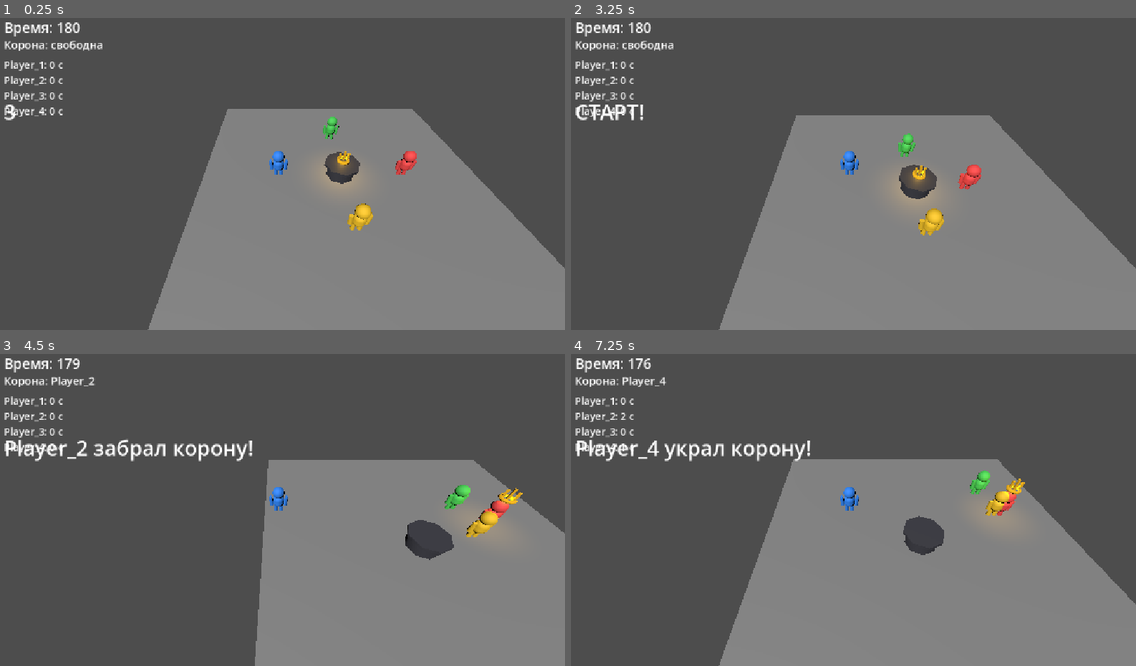
Above: before the commit, frames 1-4 (two rows, left to right).
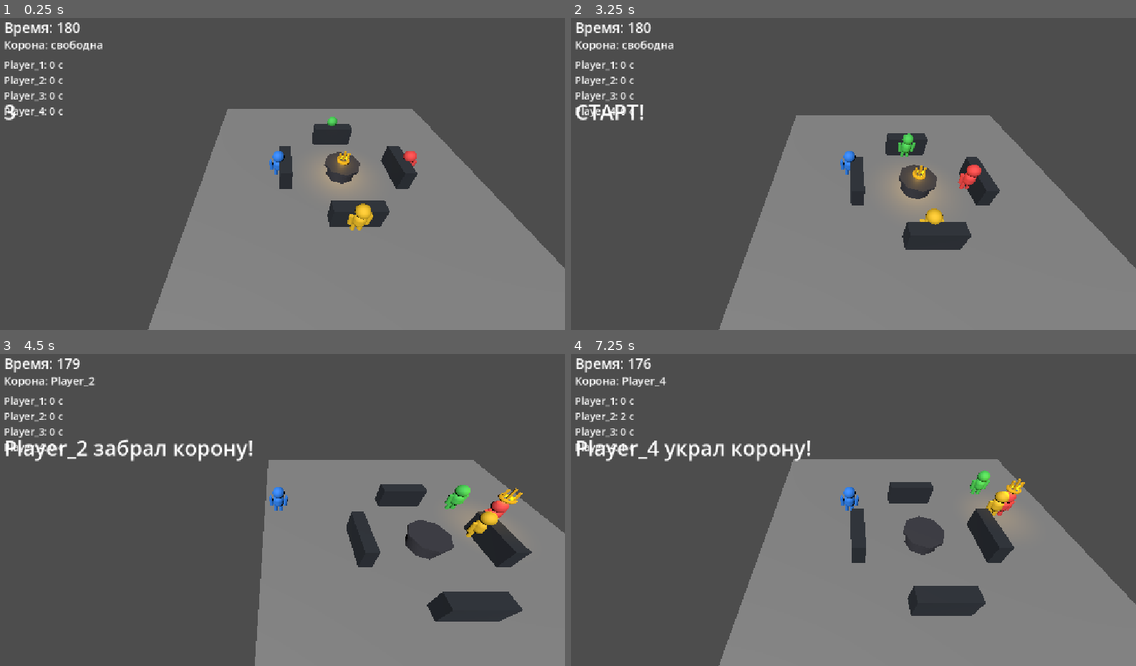
Above: after the commit, the same moments.

Repository: denisyltanovmagamed-netizen/PROJECT-01-CROWN
Game: Godot game, scene res://scenes/main/main.tscn
Two runs of this game, one before a commit and one after it. Both use one fixed random seed, a clock stepped at 60 frames per second and the inputs below.
Inputs (mouse positions are in pixels of both pictures, inside the frame that each line leads up to):
- Up to frame 1 (0.25 s): no input
- Up to frame 2 (3.25 s): tap Enter at 0.5, 2 s; move the mouse to (977, 152) at 0.52 s; hold Right (ui_right) 0.53-1.28 s; click (977, 152) at 0.67 s; tap Space at 1.25, 2.75 s; move the mouse to (734, 186) at 1.27 s; hold Down (ui_down) 1.28-2.03 s; move the mouse to (904, 99) at 2.02 s; hold Right (ui_right) 2.03-2.78 s; move the mouse to (819, 233) at 2.77 s; hold Up (ui_up) from 2.78 s (still down); click (819, 233) at 2.92 s
- Up to frame 3 (4.5 s): move the mouse to (452, 553) at 3.52 s; release Up (ui_up) at 3.53 s; hold Left (ui_left) from 3.53 s (still down); move the mouse to (107, 456) at 4.27 s
- Up to frame 4 (7.25 s): move the mouse to (876, 503) at 5.02 s; release Left (ui_left) at 5.03 s; hold Down (ui_down) 5.03-5.78 s; click (876, 503) at 5.17 s; move the mouse to (763, 425) at 5.77 s; hold Right (ui_right) 5.78-6.53 s; move the mouse to (977, 488) at 6.52 s; hold Up (ui_up) from 6.53 s (still down)

The runs differ from the first frame. In frame 1, 1.9% of the frame differs, in the area x 49-74%, y 33-67%; in frame 2, 2.2%; in frame 3, 3.6%, in the area x 61-95%, y 41-86%; in frame 4, 3.0%.

Commit message:
Add physical arena obstacles

Diff:
--- a/scripts/main/main.gd
+++ b/scripts/main/main.gd
@@ -11,6 +11,7 @@
 func _ready() -> void:
     camera = $Camera
     _create_pedestal()
+    _create_obstacles()
     _spawn_gameplay()
 
 func _process(_delta: float) -> void:
@@ -93,3 +94,33 @@
     for child in visual.get_children():
         if child is MeshInstance3D:
             child.material_override = material
+
+
+func _create_obstacles() -> void:
+    _create_obstacle(Vector3(0.0, 0.75, -4.0), Vector3(3.0, 1.5, 0.8))
+    _create_obstacle(Vector3(4.0, 0.75, 0.0), Vector3(0.8, 1.5, 3.0))
+    _create_obstacle(Vector3(0.0, 0.75, 4.0), Vector3(3.0, 1.5, 0.8))
+    _create_obstacle(Vector3(-4.0, 0.75, 0.0), Vector3(0.8, 1.5, 3.0))
+
+func _create_obstacle(pos: Vector3, size: Vector3) -> void:
+    var body := StaticBody3D.new()
+    body.position = pos
+    body.collision_layer = 1
+    body.collision_mask = 1
+    add_child(body)
+
+    var mesh := MeshInstance3D.new()
+    var box := BoxMesh.new()
+    box.size = size
+    mesh.mesh = box
+    var material := StandardMaterial3D.new()
+    material.albedo_color = Color(0.18, 0.2, 0.23)
+    material.roughness = 0.8
+    mesh.material_override = material
+    body.add_child(mesh)
+
+    var collision := CollisionShape3D.new()
+    var shape := BoxShape3D.new()
+    shape.size = size
+    collision.shape = shape
+    body.add_child(collision)
